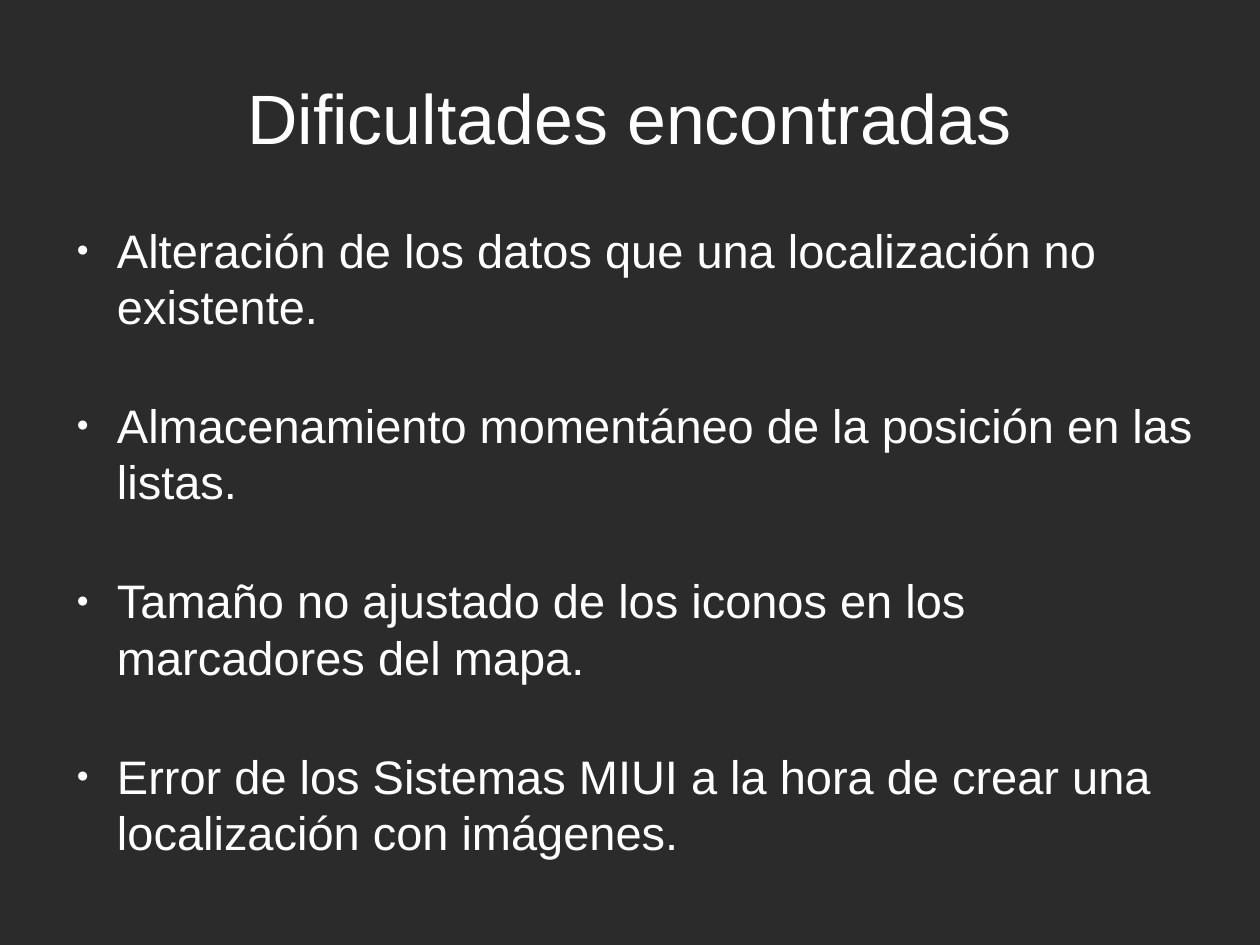
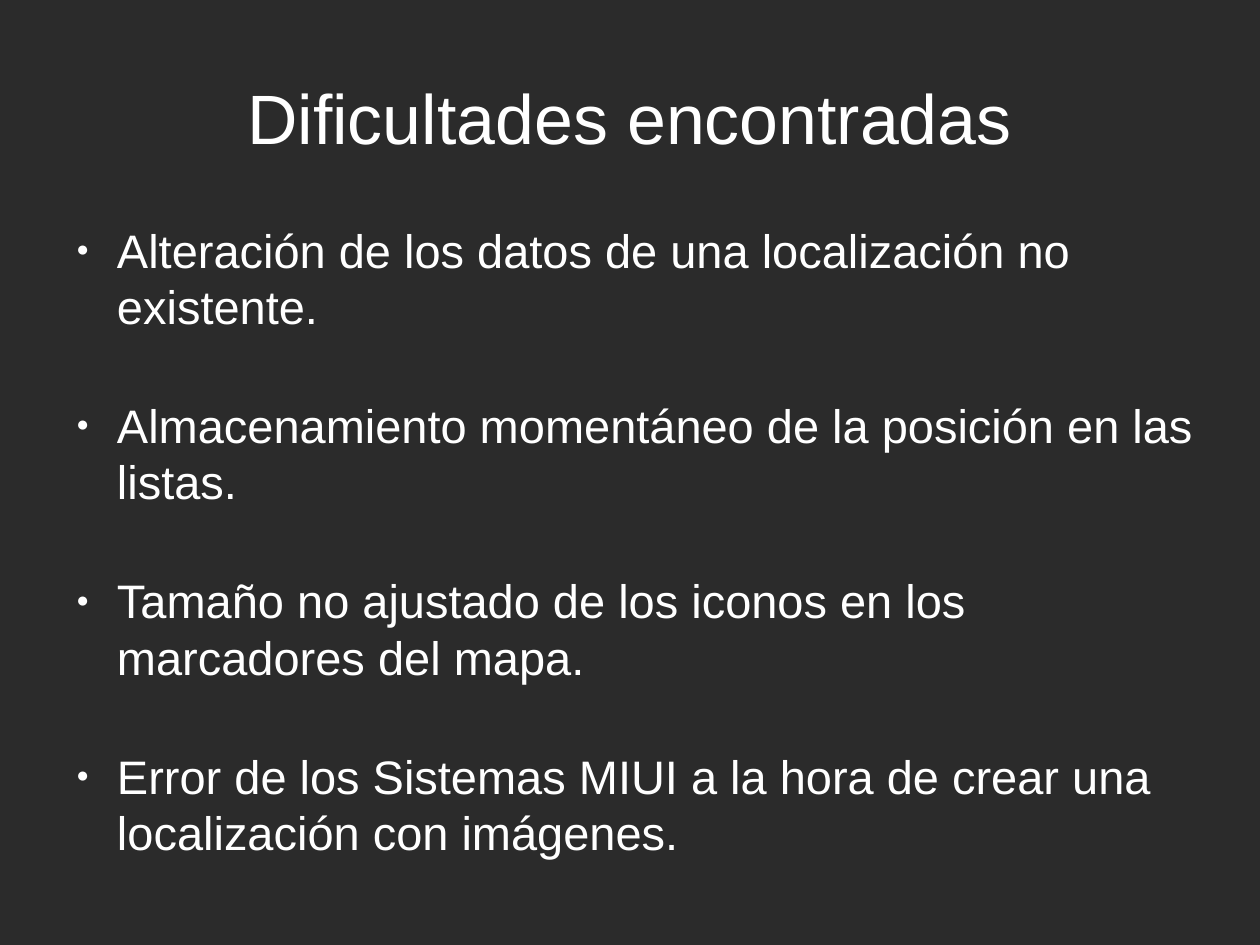
Before and after one commit to thewalkerofdreams/Proyecto-Final-Grado, a slide deck: slide 13 of AdventureMaps_Presentación.odp (slide 12 before the commit). Drawn at 1260x945 pixels with LibreOffice and Linux fonts; fonts in the diff are those of the drawing; background and template pictures are left out; a plain dark background stands for a picture behind light text. Boxes give left, top, right and bottom in pixels: in the first picture for what was removed or moved away, otherwise in the second. Text is boxed around its words. In the diff, an @@ line names an element or a change of style, - is before the commit and + after.

```diff
--- a/AdventureMaps_Presentación.odp
+++ b/AdventureMaps_Presentación.odp
@@ text at [117,233,1070,325]: text changed @@
-● Alteración de los datos que una localización no existente.
+● Alteración de los datos de una localización no existente.
```
Also in this commit, not shown: 2 other slides changed, 1 slide added.
